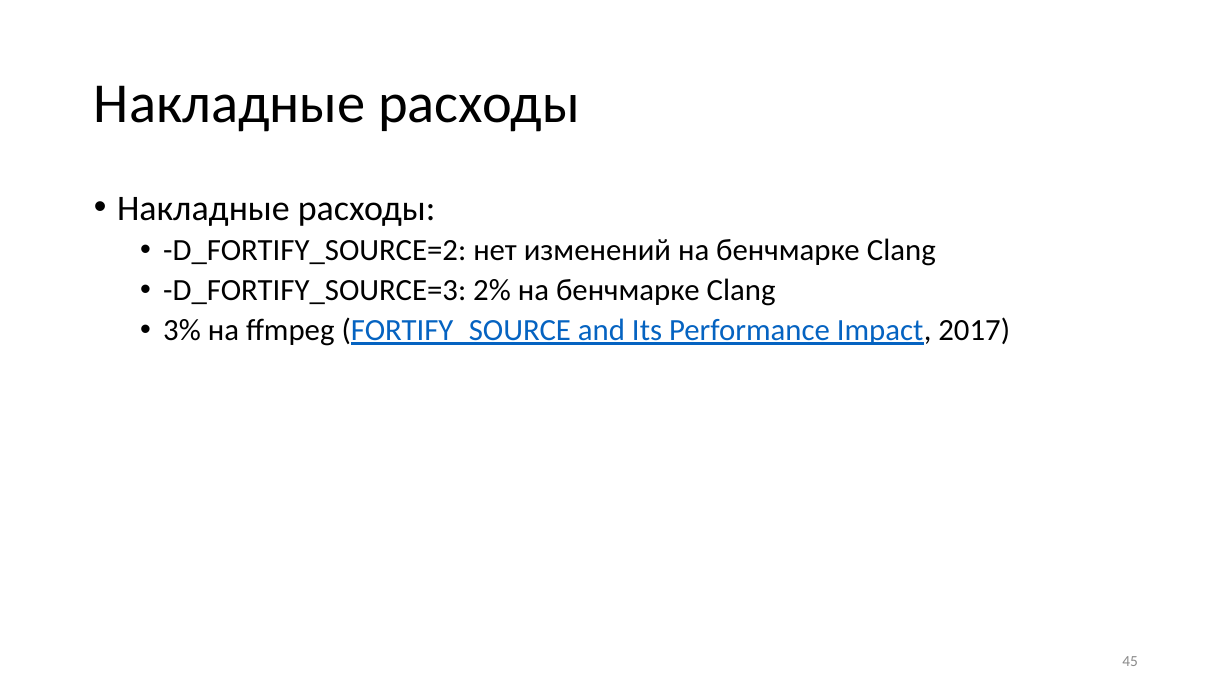
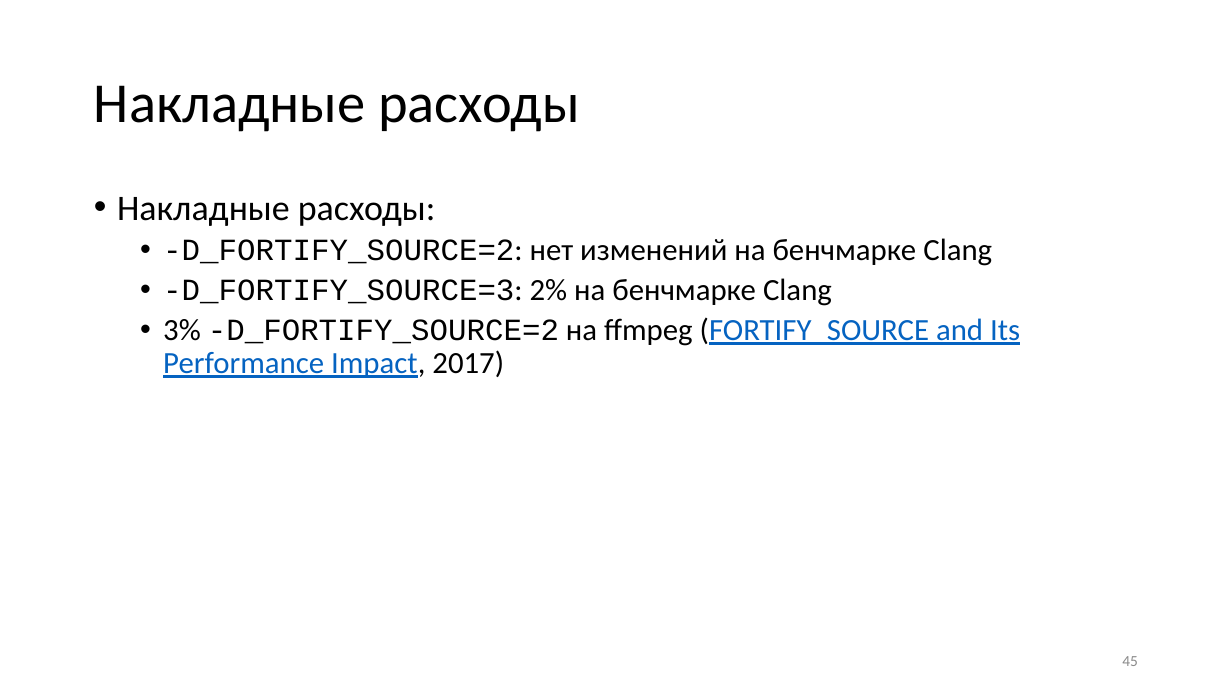
Before and after one commit to yugr/slides, a slide deck: slide 45 of CppZeroCost/2025/RU.pptx. Drawn at 1232x693 pixels with LibreOffice and Linux fonts; fonts in the diff are those of the drawing. Boxes give left, top, right and bottom in pixels: in the first picture for what was removed or moved away, otherwise in the second. Text is boxed around its words. In the diff, an @@ line names an element or a change of style, - is before the commit and + after.

```diff
--- a/CppZeroCost/2025/RU.pptx
+++ b/CppZeroCost/2025/RU.pptx
@@ text at (x1=163, y1=238, x2=992, y2=306): font Calibri to Courier New in "-D_FORTIFY_SOURCE=2:", "-D_FORTIFY_SOURCE=3:" @@
@@ text at (x1=163, y1=317, x2=1020, y2=378): text changed @@
-  • 3% на ffmpeg (FORTIFY_SOURCE and Its Performance Impact, 2017)
+  • 3% -D_FORTIFY_SOURCE=2 на ffmpeg (FORTIFY_SOURCE and Its Performance Impact, 2017)
```
Also in this commit, not shown: 36 other slides changed, 1 slide added, 4 other files.
